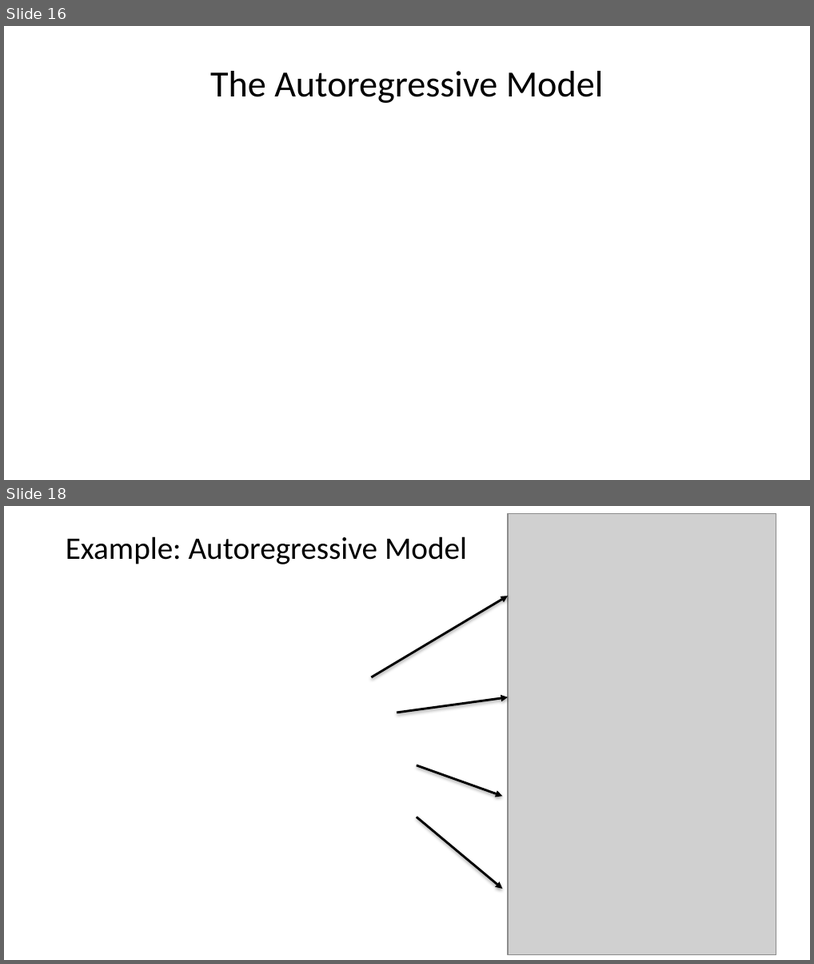
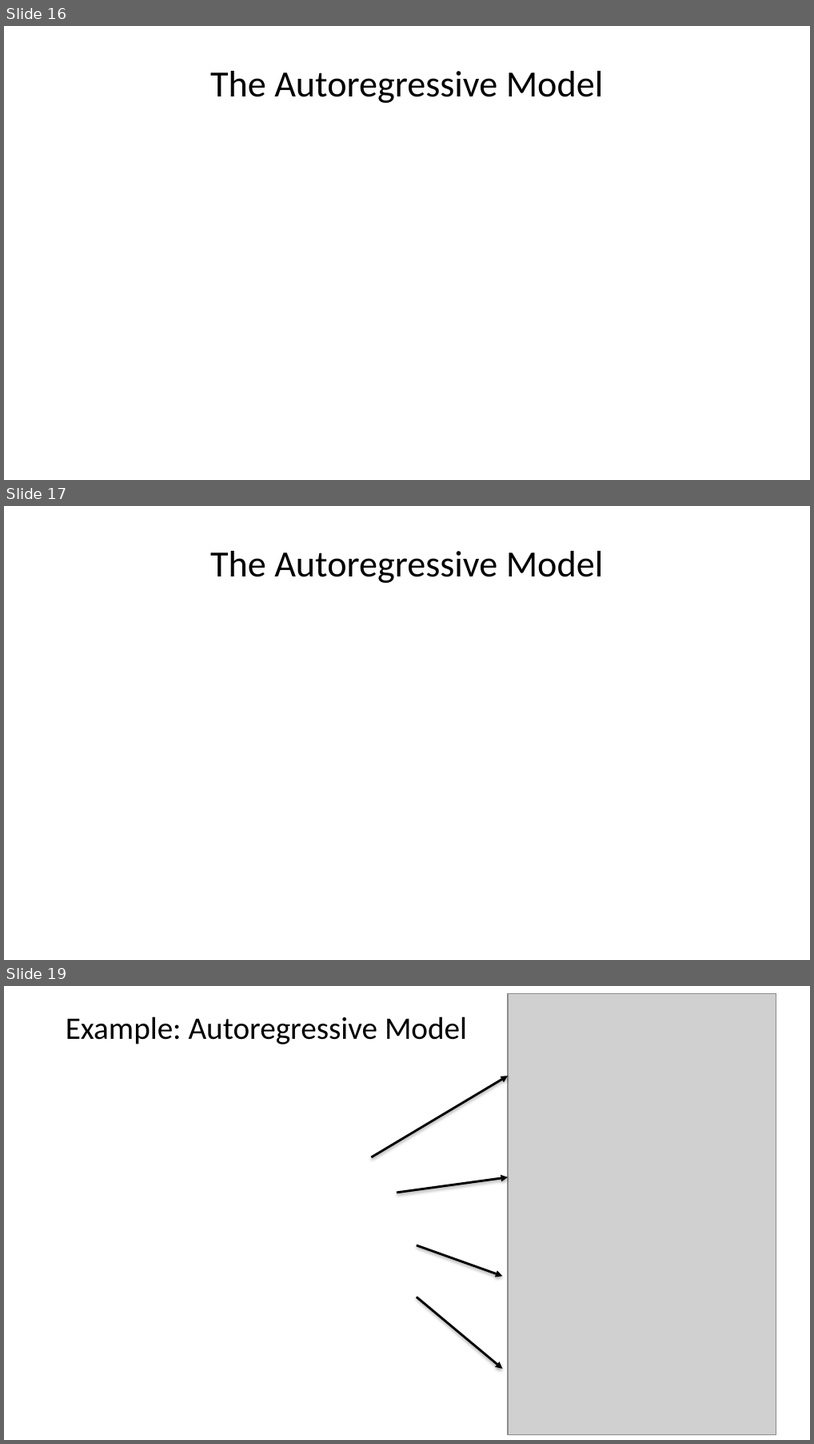
Before and after one commit to StephenElston/CSCI-E-83, a slide deck: LectureSlides/12_IntroductionToTimeSeriesForecasting.pptx. Shown one above the other, each under a label of ours: slides 16 and 18 before the commit, slides 16, 17 and 19 after it; the slides between them are not shown. The pictures are 814x964 and 814x1444 pixels, drawn with LibreOffice and Linux fonts; fonts in the diff are those of the drawing; grey boxes stand for pictures. Boxes give left, top, right and bottom in pixels: in the first picture for what was removed or moved away, otherwise in the second. Text is boxed around its words. In the diff, an @@ line names an element or a change of style, - is before the commit and + after.

```diff
--- a/LectureSlides/12_IntroductionToTimeSeriesForecasting.pptx
+++ b/LectureSlides/12_IntroductionToTimeSeriesForecasting.pptx
@@ slide 17 added at (4,506,810,960), background #FFFFFF @@
@@ title added at (210,551,604,583), 33 pt, text #000000 @@
+The Autoregressive Model
@@ what was slide 18 is now slide 19 @@
```
Also in this commit, not shown: 7 slides changed.
